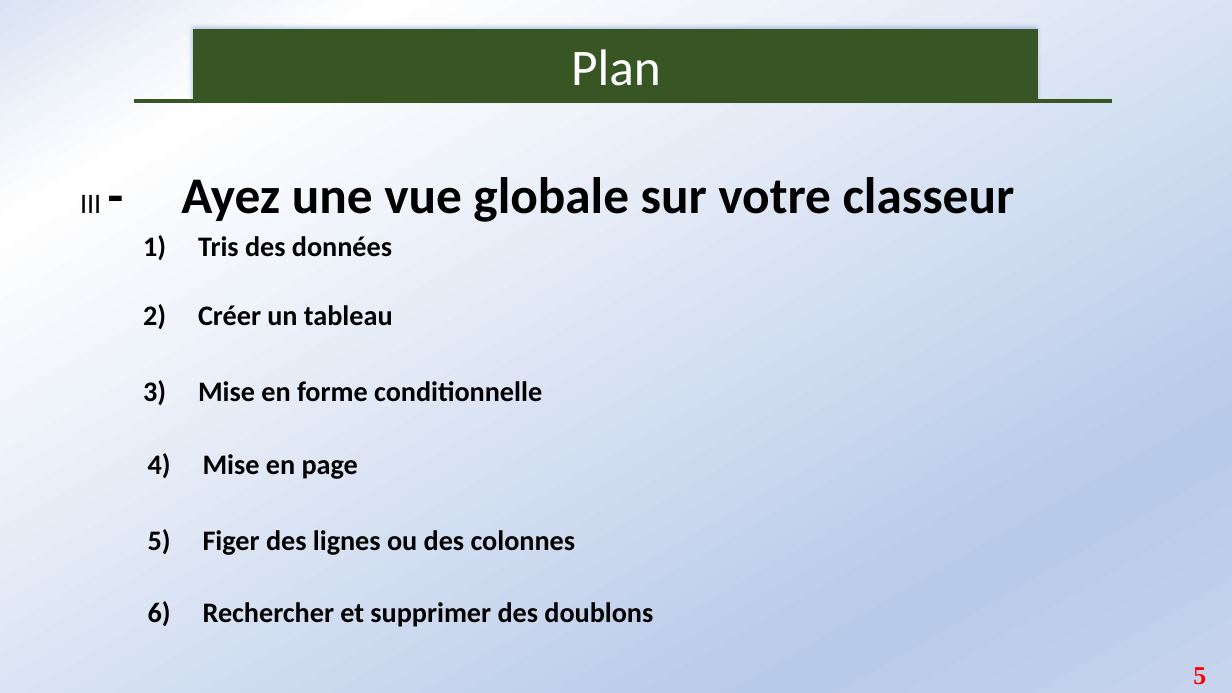
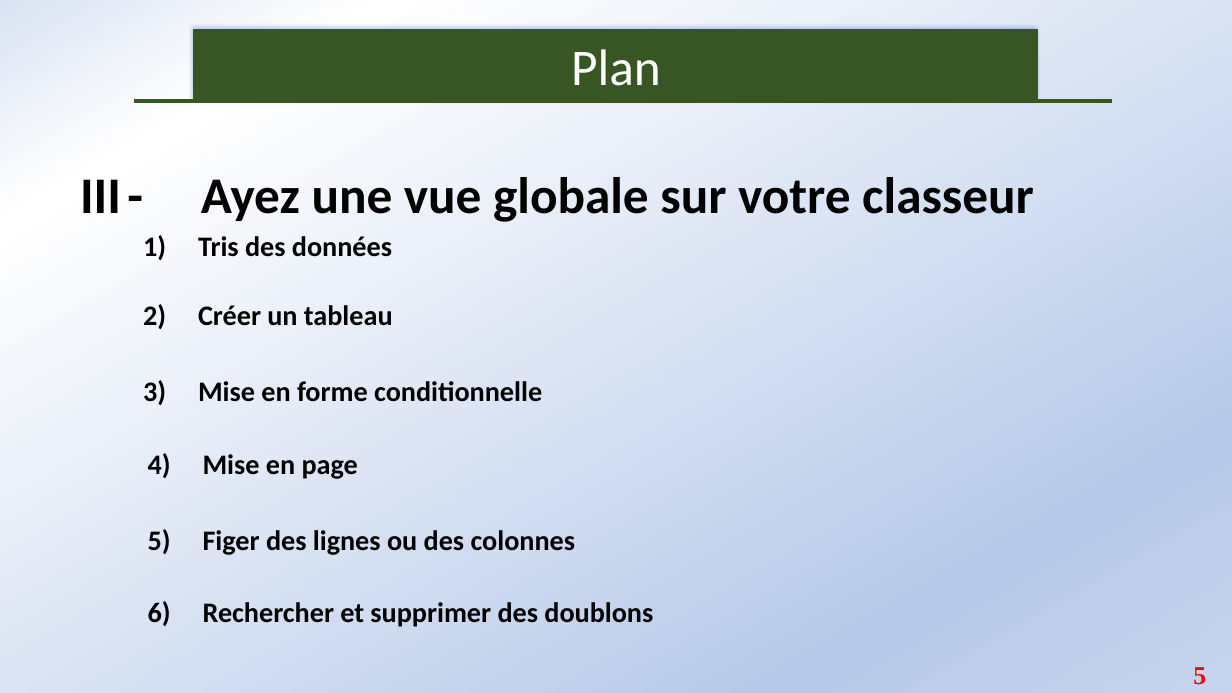
Before and after one commit to Abson-dev/Formation-Excel-IFDC, a slide deck: slide 5 of Cours/IFDC_0.pptx. Drawn at 1232x693 pixels with LibreOffice and Linux fonts; fonts in the diff are those of the drawing. Boxes give left, top, right and bottom in pixels: in the first picture for what was removed or moved away, otherwise in the second. Text is boxed around its words. In the diff, an @@ line names an element or a change of style, - is before the commit and + after.

```diff
--- a/Cours/IFDC_0.pptx
+++ b/Cours/IFDC_0.pptx
@@ text "III - Ayez une vue ..." at (80, 177, 1034, 222): size 22 to 40 pt, bold on in "III" @@
```
Also in this commit, not shown: 2 other slides changed, 8 other files.
